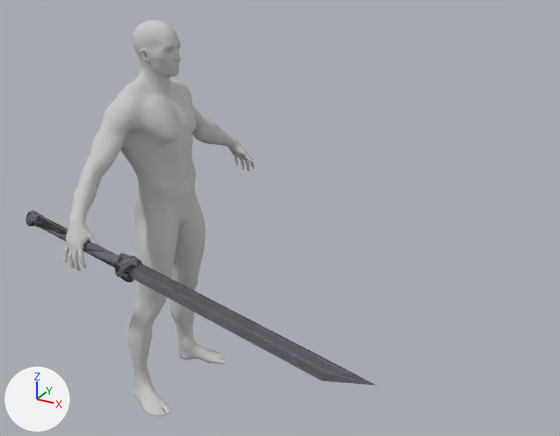
Two versions of the FBX model Character/Animation/ZWM/Attack/Weapon_6/Weapon_6_Skill_0_0/RootAnim_Weapon_6_Skill_0_0_v0.FBX, one commit apart.
Rendered twice from a 50 mm camera at (2.02, -2.63, 2.35) aimed at (0.59, -0.03, 1.05). The lights are fixed; the arrows at lower left show +X, +Y and +Z. Where no turn or scale is listed for an object, it has been applied to the vertices.

The scene before the commit, as lines of its bpy script (objects in view):
```python
ob_male_body = bpy.data.objects.new('Male_Body', me_mesh_004)
ob_male_body.location = (0.0, 0.0, 0.0)
ob_male_foot = bpy.data.objects.new('Male_Foot', me_mesh_002)
ob_male_foot.location = (0.0, 0.0, 0.0)
ob_male_hand = bpy.data.objects.new('Male_Hand', me_mesh)
ob_male_hand.location = (0.0, 0.0, 0.0)
ob_male_head = bpy.data.objects.new('Male_Head', me_mesh_003)
ob_male_head.location = (0.0, 0.0, 0.0)
ob_male_leg = bpy.data.objects.new('Male_Leg', me_mesh_001)
ob_male_leg.location = (0.0, 0.0, 0.0)
ob_mesh_wepaon_6_1_r = bpy.data.objects.new('Mesh_Wepaon_6_1_R', me_mesh_007)
ob_mesh_wepaon_6_1_r.parent = ob_point_take_r
ob_mesh_wepaon_6_1_r.location = (29.39, 0.0, 0.0)
ob_point_take_r = bpy.data.objects.new('Point_Take_R', None)
ob_point_take_r.location = (0.00803, -0.582, 1.027)
ob_point_take_r.rotation_euler = (-0.47, 0.0546, -0.199)  # degrees (-27, 3.1, -11)
ob_point_take_r.scale = (0.01, 0.01, 0.01)
```
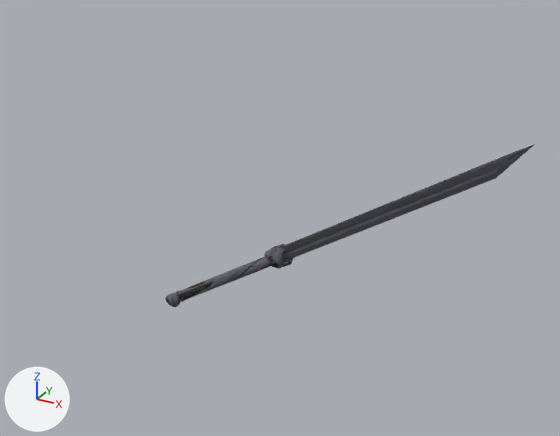
ob_point_take_r is not drawn itself; it is the parent of ob_mesh_wepaon_6_1_r.

The change, as a diff of the scene's bpy script:
```diff
--- a/Character/Animation/ZWM/Attack/Weapon_6/Weapon_6_Skill_0_0/RootAnim_Weapon_6_Skill_0_0_v0.FBX.py
+++ b/Character/Animation/ZWM/Attack/Weapon_6/Weapon_6_Skill_0_0/RootAnim_Weapon_6_Skill_0_0_v0.FBX.py
@@ ob_male_body @@
-ob_male_body = bpy.data.objects.new('Male_Body', me_mesh_004)
-ob_male_body.location = (0.0, 0.0, 0.0)
@@ ob_male_leg @@
-ob_male_leg = bpy.data.objects.new('Male_Leg', me_mesh_001)
-ob_male_leg.location = (0.0, 0.0, 0.0)
@@ ob_point_take_r @@
 ob_point_take_r = bpy.data.objects.new('Point_Take_R', None)
-ob_point_take_r.location = (0.00803, -0.582, 1.027)
-ob_point_take_r.rotation_euler = (-0.47, 0.0546, -0.199)  # degrees (-27, 3.1, -11)
+ob_point_take_r.location = (0.434, -0.189, 0.805)
+ob_point_take_r.rotation_euler = (0.277, -0.548, 0.0808)  # degrees (16, -31, 4.6)
 ob_point_take_r.scale = (0.01, 0.01, 0.01)
@@ ob_male_head @@
-ob_male_head = bpy.data.objects.new('Male_Head', me_mesh_003)
-ob_male_head.location = (0.0, 0.0, 0.0)
@@ ob_male_hand @@
-ob_male_hand = bpy.data.objects.new('Male_Hand', me_mesh)
-ob_male_hand.location = (0.0, 0.0, 0.0)
@@ ob_male_foot @@
-ob_male_foot = bpy.data.objects.new('Male_Foot', me_mesh_002)
-ob_male_foot.location = (0.0, 0.0, 0.0)
```

Changed parts and their boxes (x1, y1, x2, y2) in the pictures (560 x 436 px):
'Mesh_Wepaon_6_1_R', moved, turned
    before: (26, 210, 374, 385)
    after: (165, 144, 535, 307)
'Male_Body', deleted
    before: (71, 79, 230, 213)
'Male_Leg', deleted
    before: (127, 182, 206, 375)
'Male_Head', deleted
    before: (131, 20, 187, 131)
'Male_Foot', deleted
    before: (133, 335, 226, 417)
'Male_Hand', deleted
    before: (64, 135, 254, 271)
